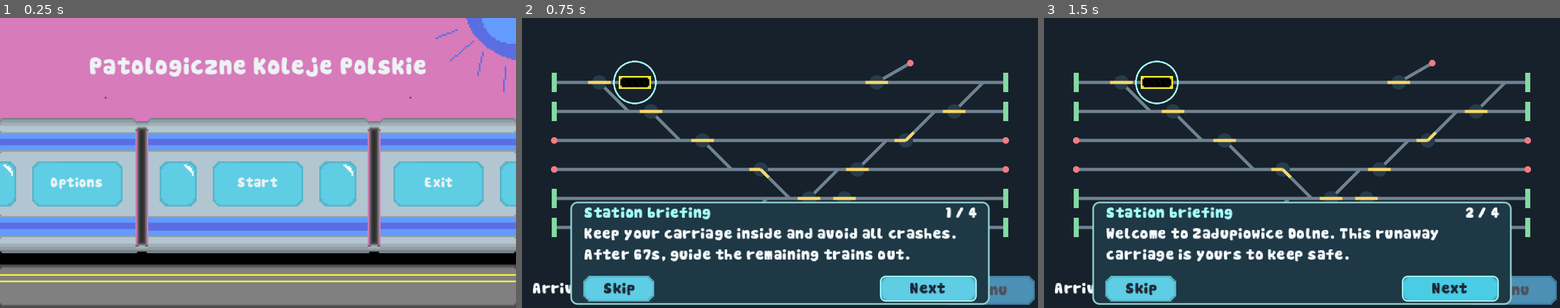
Above: before the commit, frames 1-3 (left to right).
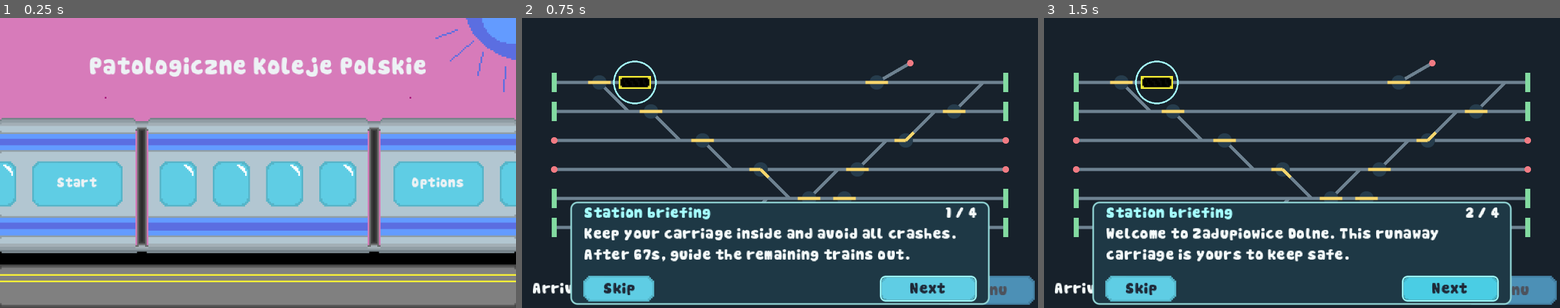
Above: after the commit, the same moments.

Repository: goteusz-maszyk/gierka-dzamik-haven
Game: Godot game, scene res://scene/main_menu.tscn
The game is run twice, just before and just after one commit, with the same random seed, the same clock (stepped at 60 frames per second) and the same inputs. Sound files missing from this copy of the repository are replaced by a short silence.
Inputs:
- Up to frame 1 (0.25 s): no input
- Up to frame 2 (0.75 s): click "Start" at 0.5 s
- Up to frame 3 (1.5 s): click "Next" at 1.25 s

The runs differ from the first frame. In frame 1, 1.3% of the frame differs, in the area x 9-90%, y 49-66%; in frame 2, nothing differs; in frame 3, nothing differs.

Commit message:
browser export

Diff:
--- a/icon.svg
+++ /dev/null
@@ -1 +0,0 @@
-<svg xmlns="http://www.w3.org/2000/svg" width="128" height="128"><rect width="124" height="124" x="2" y="2" fill="#363d52" stroke="#212532" stroke-width="4" rx="14"/><g fill="#fff" transform="translate(12.322 12.322)scale(.101)"><path d="M105 673v33q407 354 814 0v-33z"/><path fill="#478cbf" d="m105 673 152 14q12 1 15 14l4 67 132 10 8-61q2-11 15-15h162q13 4 15 15l8 61 132-10 4-67q3-13 15-14l152-14V427q30-39 56-81-35-59-83-108-43 20-82 47-40-37-88-64 7-51 8-102-59-28-123-42-26 43-46 89-49-7-98 0-20-46-46-89-64 14-123 42 1 51 8 102-48 27-88 64-39-27-82-47-48 49-83 108 26 42 56 81zm0 33v39c0 276 813 276 814 0v-39l-134 12-5 69q-2 10-14 13l-162 11q-12 0-16-11l-10-65H446l-10 65q-4 11-16 11l-162-11q-12-3-14-13l-5-69z"/><path d="M483 600c0 34 58 34 58 0v-86c0-34-58-34-58 0z"/><circle cx="725" cy="526" r="90"/><circle cx="299" cy="526" r="90"/></g><g fill="#414042" transform="translate(12.322 12.322)scale(.101)"><circle cx="307" cy="532" r="60"/><circle cx="717" cy="532" r="60"/></g></svg>
--- a/project.godot
+++ b/project.godot
@@ -10,12 +10,12 @@
 
 [application]
 
-config/name="Gierka dzamik haven"
+config/name="Polskie Koleje Patologiczne"
 config/description="kocham 31lo i słowację"
 config/version="0.1"
 run/main_scene="uid://cgvgdnaa68ssl"
 config/features=PackedStringArray("4.7", "GL Compatibility")
-config/icon="res://icon.svg"
+config/icon="uid://olns3d75nvvv"
 
 [audio]
 
--- a/scene/main_menu.tscn
+++ b/scene/main_menu.tscn
@@ -32,34 +32,23 @@
 
 [node name="OptionsBtn" parent="." unique_id=1070156597 instance=ExtResource("2_hxu56")]
 layout_mode = 0
-offset_left = 20.0
+offset_left = 244.0
 offset_top = 89.0
-offset_right = 20.0
-offset_bottom = 89.0
+offset_right = 300.0
+offset_bottom = 117.0
 hover_color = Color(1, 1.1, 1.1, 1)
 transition_duration = 0.15
 text = "Options"
 
 [node name="StartBtn" parent="." unique_id=64624246 instance=ExtResource("2_hxu56")]
 layout_mode = 0
-offset_left = 132.0
+offset_left = 20.0
 offset_top = 89.0
-offset_right = 132.0
-offset_bottom = 89.0
+offset_right = 76.0
+offset_bottom = 117.0
 hover_color = Color(1, 1.1, 1.1, 1)
 transition_duration = 0.15
 text = "Start"
 
-[node name="ExitBtn" parent="." unique_id=1805175452 instance=ExtResource("2_hxu56")]
-layout_mode = 0
-offset_left = 244.0
-offset_top = 89.0
-offset_right = 244.0
-offset_bottom = 89.0
-hover_color = Color(1, 1.1, 1.1, 1)
-transition_duration = 0.15
-text = "Exit"
-
 [connection signal="button_down" from="OptionsBtn" to="." method="_on_options_btn_click"]
 [connection signal="pressed" from="StartBtn" to="." method="_on_start_btn_click"]
-[connection signal="button_down" from="ExitBtn" to="." method="_on_exit_btn_click"]
Not shown, added: export_presets.cfg
Not shown, changed: icon.png.import
